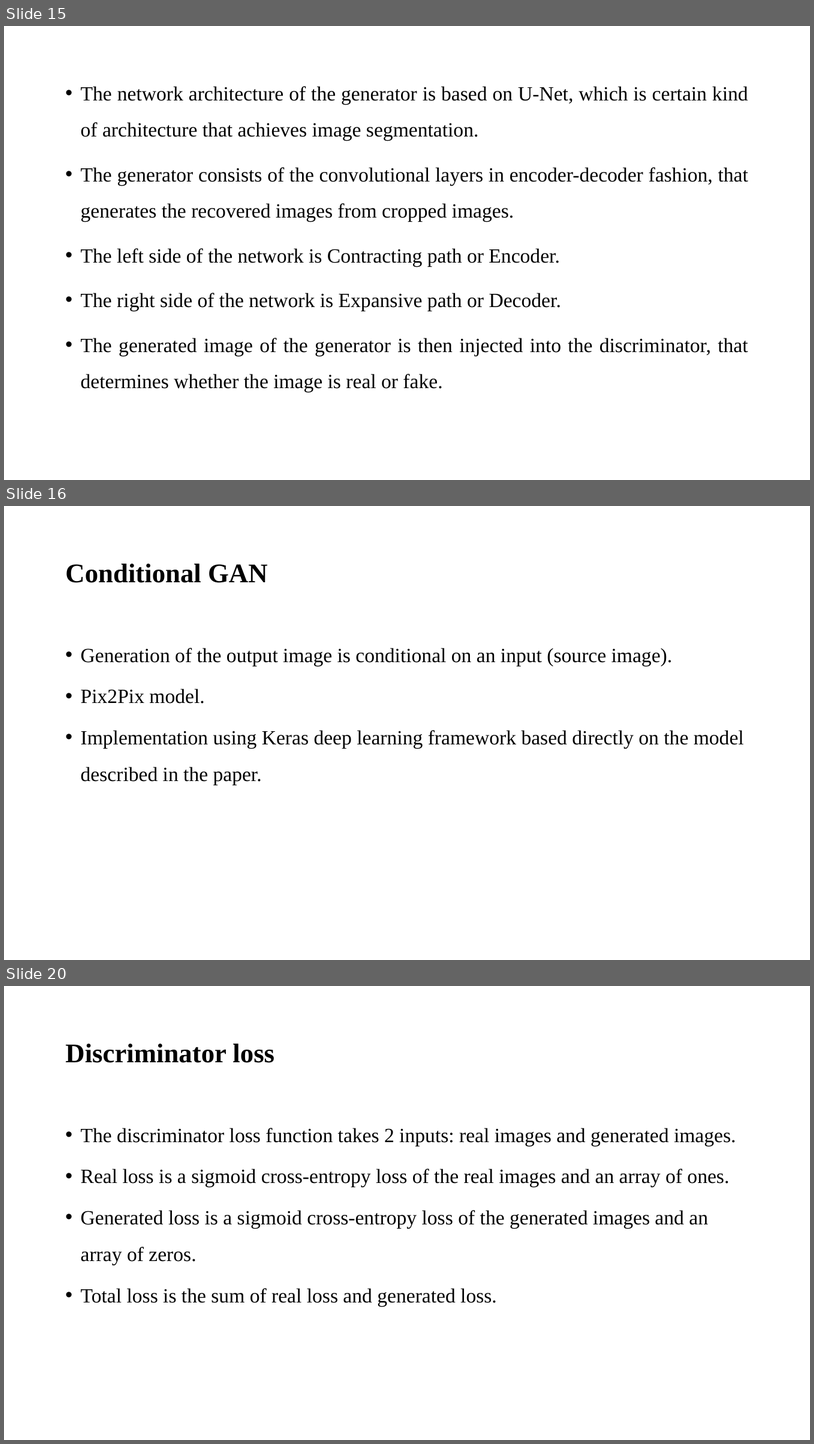
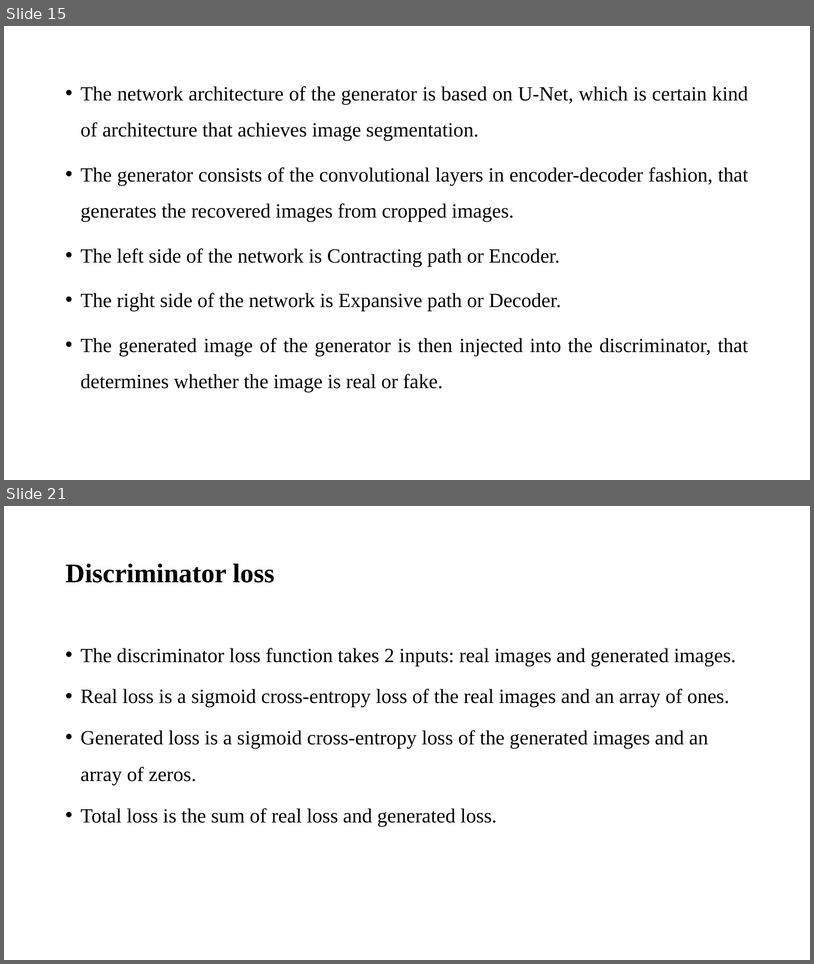
Before and after one commit to sujanW0W/MajorProject, a slide deck: Image Inpainting/Image inpainting.pptx. Shown one above the other, each under a label of ours: slides 15, 16 and 20 before the commit, slides 15 and 21 after it; the slides between them are not shown. The pictures are 814x1444 and 814x964 pixels, drawn with LibreOffice and Linux fonts; fonts in the diff are those of the drawing. Boxes give left, top, right and bottom in pixels: in the first picture for what was removed or moved away, otherwise in the second. Text is boxed around its words. In the diff, an @@ line names an element or a change of style, - is before the commit and + after.

```diff
--- a/Image Inpainting/Image inpainting.pptx
+++ b/Image Inpainting/Image inpainting.pptx
@@ slide 16 removed at box(4, 506, 810, 960), background #FFFFFF @@
@@ title removed at box(65, 564, 268, 583) @@
-Conditional GAN
@@ text removed at box(81, 648, 744, 784) @@
-• Generation of the output image is conditional on an input (source image).
-• Pix2Pix model.
-• Implementation using Keras deep learning framework based directly on the model described in the paper.
@@ what was slide 20 is now slide 21 @@
```
Also in this commit, not shown: 4 slides changed, 5 slides added, 2 other slides removed, 1 other file.
